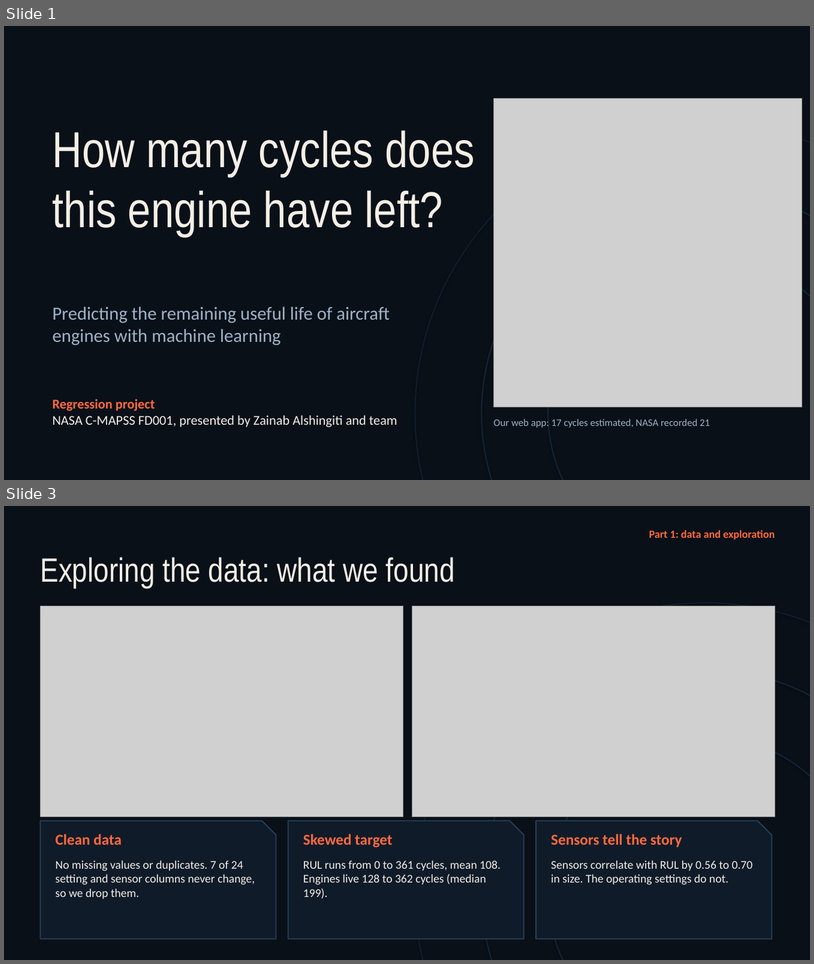
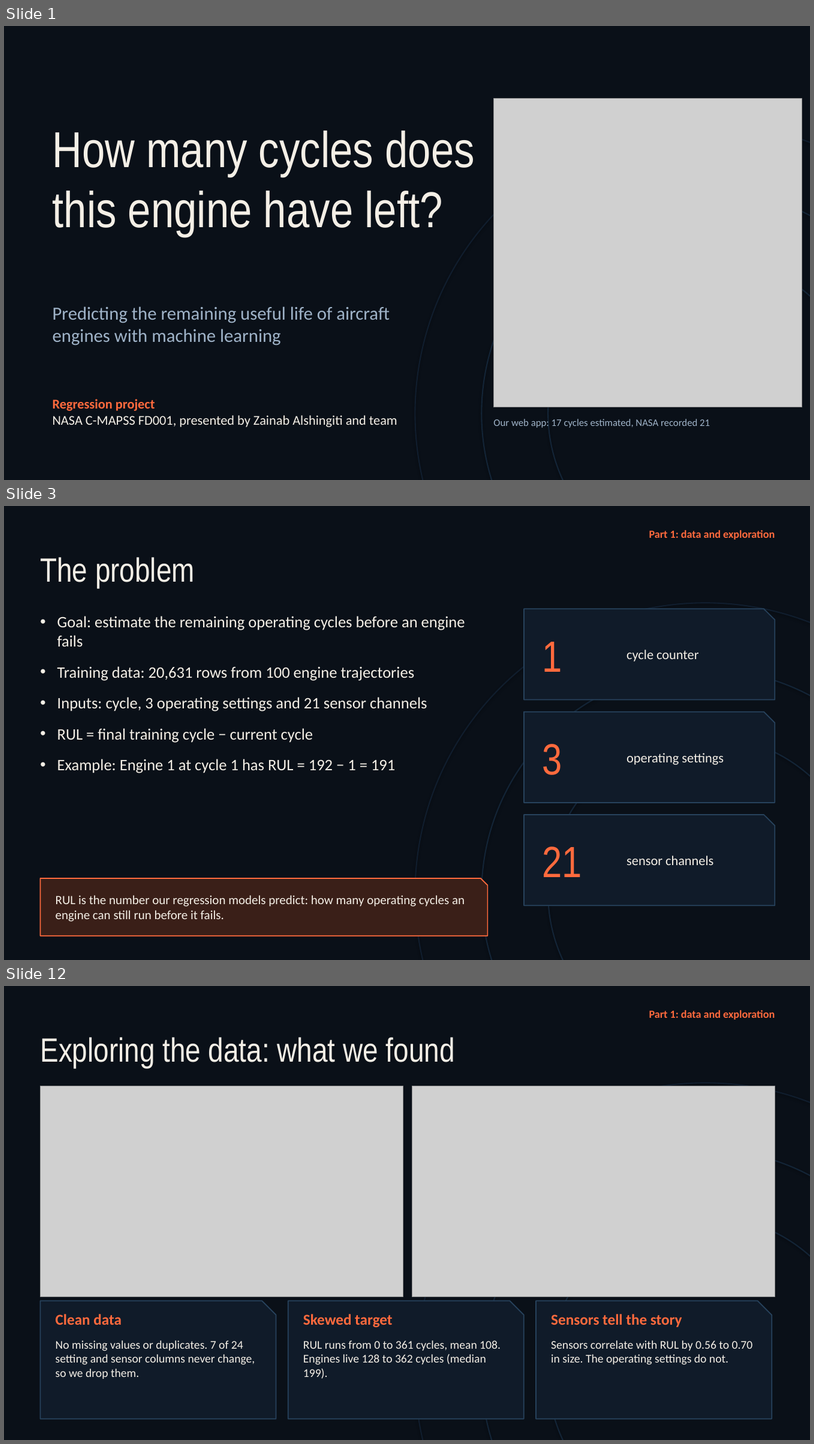
Before and after one commit to Shog7777/engine-rul-project, a slide deck: Presentation/Engine-RUL-Presentation.pptx. Shown one above the other, each under a label of ours: slides 1 and 3 before the commit, slides 1, 3 and 12 after it; the slides between them are not shown. The pictures are 814x964 and 814x1444 pixels, drawn with LibreOffice and Linux fonts; fonts in the diff are those of the drawing; grey boxes stand for pictures. Boxes give left, top, right and bottom in pixels: in the first picture for what was removed or moved away, otherwise in the second. Text is boxed around its words. In the diff, an @@ line names an element or a change of style, - is before the commit and + after.

```diff
--- a/Presentation/Engine-RUL-Presentation.pptx
+++ b/Presentation/Engine-RUL-Presentation.pptx
@@ slide 3 added at (x1=4, y1=506, x2=810, y2=960), background #0A1018 @@
@@ text added at (x1=650, y1=530, x2=775, y2=540), 13 pt, text #FF6A3D, bold @@
+Part 1: data and exploration
@@ text added at (x1=40, y1=557, x2=195, y2=588), 40 pt, text #F4EFE6 @@
+The problem
@@ ellipse added at (x1=416, y1=603, x2=810, y2=960), outline #101D2D 1.5 pt @@
@@ snip rect added at (x1=524, y1=609, x2=776, y2=700), fill #101B29, outline #27425C 1.25 pt @@
@@ text added at (x1=57, y1=616, x2=465, y2=773), 19 pt, text #F4EFE6 @@
+• Goal: estimate the remaining operating cycles before an engine fails
+• Training data: 20,631 rows from 100 engine trajectories
+• Inputs: cycle, 3 operating settings and 21 sensor channels
+• RUL = final training cycle − current cycle
+• Example: Engine 1 at cycle 1 has RUL = 192 − 1 = 191
@@ text added at (x1=542, y1=642, x2=562, y2=672), 52 pt, text #FF6A3D @@
+1
@@ text added at (x1=627, y1=649, x2=699, y2=661), 16 pt, text #F4EFE6 @@
+cycle counter
@@ ellipse added at (x1=482, y1=669, x2=810, y2=960), outline #132436 1.5 pt @@
@@ snip rect added at (x1=524, y1=712, x2=776, y2=802), fill #101B29, outline #27425C 1.25 pt @@
@@ ellipse added at (x1=548, y1=736, x2=810, y2=960), outline #132436 1.5 pt @@
@@ text added at (x1=542, y1=744, x2=562, y2=775), 52 pt, text #FF6A3D @@
+3
@@ text added at (x1=627, y1=753, x2=724, y2=765), 16 pt, text #F4EFE6 @@
+operating settings
@@ snip rect added at (x1=524, y1=814, x2=776, y2=905), fill #101B29, outline #27425C 1.25 pt @@
@@ text added at (x1=542, y1=846, x2=582, y2=877), 52 pt, text #FF6A3D @@
+21
@@ text added at (x1=627, y1=855, x2=714, y2=865), 16 pt, text #F4EFE6 @@
+sensor channels
@@ snip rect added at (x1=40, y1=878, x2=488, y2=936), fill #3A1F18, outline #FF6A3D 1.25 pt @@
@@ text added at (x1=56, y1=895, x2=465, y2=921), 15 pt, text #F4EFE6 @@
+RUL is the number our regression models predict: how many operating cycles an engine can still run before it fails.
@@ what was slide 3 is now slide 12 @@
```
Also in this commit, not shown: 5 slides changed, 16 other slides added, 2 slides removed, 1 other file.
